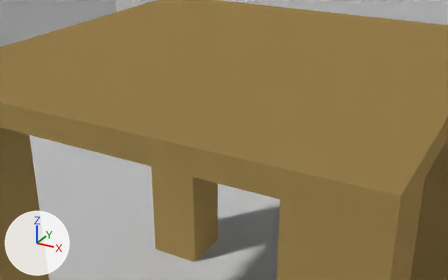
Renders of the Blender file DyNaDeMo/assets/Textures/Char1DeathRoute.blend from each side of a commit.
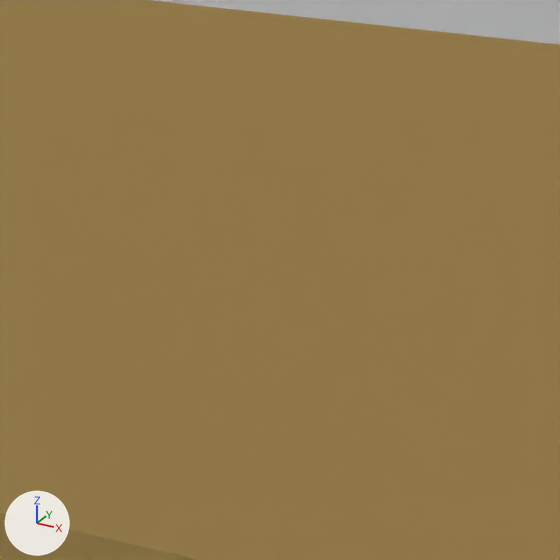
Each version appears first from a 50 mm lens placed at (0.2025, -0.5035, 0.5086), pointed at (-0.0007, -0.1341, 0.3238), and next in a close-up on the part from 39% to 74% of the width and 0% to 56% of the height. The axes (+X, +Y, +Z) are drawn at lower left. The lights are the same throughout.

Script lines for the objects in view, before the commit:
```python
me_meetingroom = bpy.data.meshes.new('MeetingRoom')
me_meetingroom.from_pydata(...)  # a box spanning x -1.0..1.0, y -1.0..1.0, z 0.0..1.0
me_meetingroom.materials.append(mat_room)  # white #e5e5e5
me_mrtable = bpy.data.meshes.new('MRTable')
me_mrtable.from_pydata(...)  # 48 vertices, 46 faces; spans x -1.27..0.73, y -1.08..0.92, z -1.77..0.0
me_mrtable.materials.append(mat_table_001)  # orange #be9e62
ob_meetingroom = bpy.data.objects.new('MeetingRoom', me_meetingroom)
ob_meetingroom.location = (0.0, 0.0, 0.0)
ob_mrtable = bpy.data.objects.new('MRTable', me_mrtable)
ob_mrtable.parent = ob_meetingroom
ob_mrtable.matrix_parent_inverse = Matrix(((1.0, 0.0, 0.0, 7.0), (0.0, 1.0, 0.0, -1.5), (0.0, 0.0, 1.0, 0.0), (0.0, 0.0, 0.0, 1.0)))
ob_mrtable.location = (-7.0, 1.5, 0.355)
ob_mrtable.scale = (0.2, 0.2, 0.2)
```
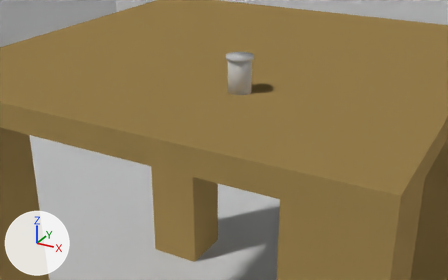
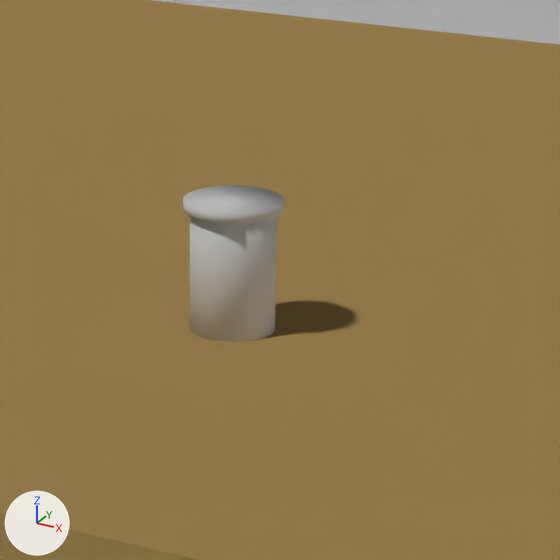
Commit message: Add PillBottle

Where the change shows, as pixel boxes (x1, y1, x2, y2) in the close-ups (560 x 560 px):
'PillBottle', added
    after: (183, 185, 284, 342)
    faces in mat_material_001 (white #e7e7e7): (190, 216, 277, 342)
    faces in mat_lid (white #e7e7e7): (183, 185, 284, 223)

Edits to the bpy script that builds the scene:
```text
Add mat_pill:
    mat_pill = diffuse_material('Pill')
    mat_pill.base_color = (1.0, 0.456, 0.493)  # pink #ffb4ba
Add mat_material_001:
    mat_material_001 = diffuse_material('Material.001')
    mat_material_001.base_color = (0.8, 0.8, 0.8)  # white #e7e7e7
Add mat_lid:
    mat_lid = diffuse_material('Lid')
    mat_lid.base_color = (0.8, 0.8, 0.8)  # white #e7e7e7
Add me_pillbottle:
    me_pillbottle.from_pydata(...)  # 3212 vertices, 3332 faces; spans x -1.16..1.16, y -1.16..1.16, z -1.0..1.08
    me_pillbottle.polygons.foreach_set('use_smooth', [True] * 3332)
    # faces by material slot: [34, 34, 3264]
    me_pillbottle.materials.append(mat_material_001)  # white #e7e7e7
    me_pillbottle.materials.append(mat_lid)  # white #e7e7e7
    me_pillbottle.materials.append(mat_pill)  # pink #ffb4ba
Add ob_pillbottle:
    ob_pillbottle = bpy.data.objects.new('PillBottle', me_pillbottle)
    ob_pillbottle.location = (0.0, -0.1113, 0.3682)
    ob_pillbottle.scale = (0.00894, 0.00894, 0.0134)
```
